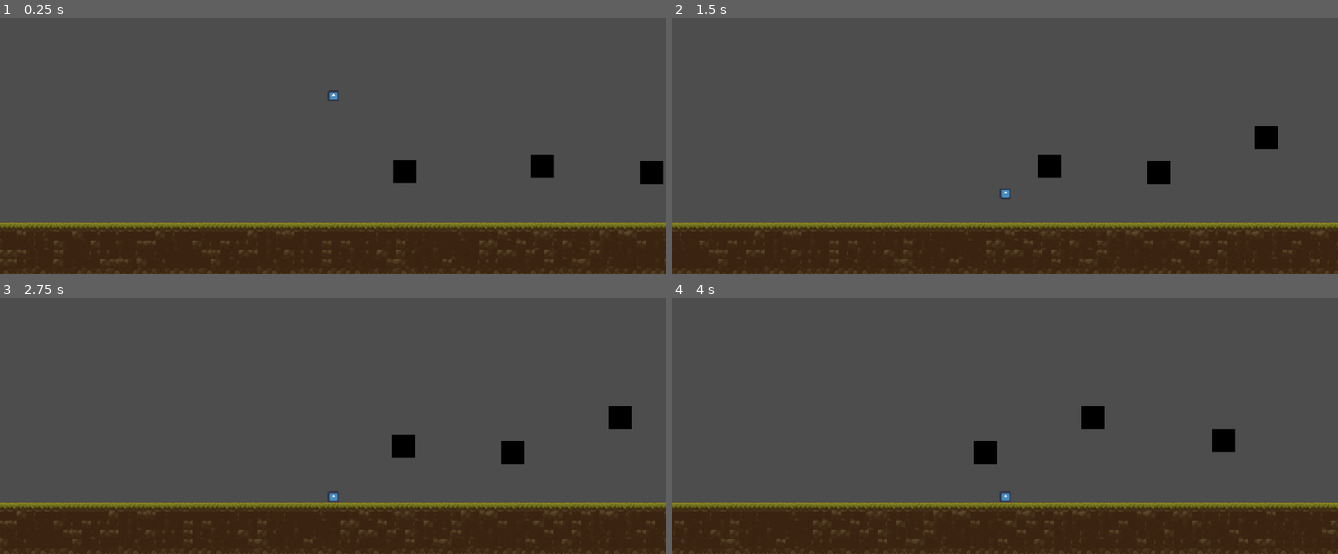
Above: before the commit, frames 1-4 (two rows, left to right).
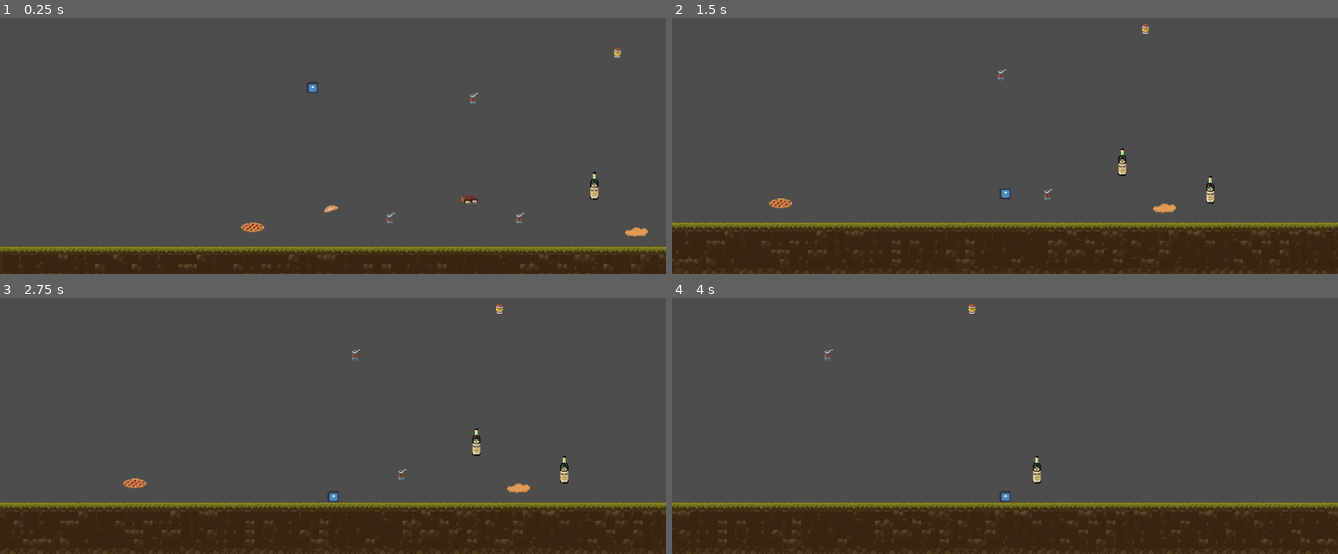
Above: after the commit, the same moments.

Repository: CristianUnq/GodotJamJuego
Game: Godot game, scene res://scenes/main.tscn
Two runs of this game, one before a commit and one after it. Both use one fixed random seed, a clock stepped at 60 frames per second and the inputs below. The engine's default icon, where the game draws it, is replaced by a stand-in: a white triangle on a blue panel in a dark square.
Inputs:
- Up to frame 1 (0.25 s): no input
- Up to frame 2 (1.5 s): tap Enter (ui_accept) at 0.5, 0.77 s; hold Right (ui_right) from 0.53 s (still down)
- Up to frame 3 (2.75 s): tap Enter (ui_accept) at 1.52 s; release Right (ui_right) at 2.03 s; hold Left (ui_left) from 2.03 s (still down)
- Up to frame 4 (4 s): release Left (ui_left) at 2.78 s; hold Right (ui_right) from 2.78 s (still down); tap Enter (ui_accept) at 3.02, 3.77 s

The runs differ from the first frame. In frame 1, 13% of the frame differs, in the area x 0-100%, y 11-100%; in frame 2, 2.4%; in frame 3, 2.4%; in frame 4, 2.0%.

Commit message:
se agregan los assets de los ecos argentinos

Diff:
--- /dev/null
+++ b/tradiciones-perdidas/scenes/asado.tscn
@@ -0,0 +1,20 @@
+[gd_scene format=3 uid="uid://ged85dy08cuh"]
+
+[ext_resource type="Script" uid="uid://ph5pb56yiugo" path="res://scripts/object.gd" id="1_0opai"]
+[ext_resource type="Texture2D" uid="uid://csqfhsx32ycqx" path="res://assets/sprite/ecos/comida/asado.png" id="2_0opai"]
+
+[sub_resource type="RectangleShape2D" id="RectangleShape2D_egkf8"]
+size = Vector2(24, 17.5)
+
+[node name="asado" type="Area2D" unique_id=579737070]
+position = Vector2(3, 0)
+script = ExtResource("1_0opai")
+
+[node name="CollisionShape2D" type="CollisionShape2D" parent="." unique_id=1332106472]
+position = Vector2(1, -0.25)
+shape = SubResource("RectangleShape2D_egkf8")
+
+[node name="Sprite2D" type="Sprite2D" parent="." unique_id=1001463629]
+texture = ExtResource("2_0opai")
+
+[connection signal="body_entered" from="." to="." method="_on_body_entered"]
--- /dev/null
+++ b/tradiciones-perdidas/scenes/ddl.tscn
@@ -0,0 +1,20 @@
+[gd_scene format=3 uid="uid://du0updtkn5w7"]
+
+[ext_resource type="Script" uid="uid://ph5pb56yiugo" path="res://scripts/object.gd" id="1_4sjxu"]
+[ext_resource type="Texture2D" uid="uid://co6anggopgtir" path="res://assets/sprite/ecos/comida/ddl-03.png" id="2_4sjxu"]
+
+[sub_resource type="RectangleShape2D" id="RectangleShape2D_egkf8"]
+size = Vector2(14, 17.5)
+
+[node name="ddl" type="Area2D" unique_id=579737070]
+position = Vector2(3, 0)
+script = ExtResource("1_4sjxu")
+
+[node name="CollisionShape2D" type="CollisionShape2D" parent="." unique_id=1332106472]
+position = Vector2(0, -0.25)
+shape = SubResource("RectangleShape2D_egkf8")
+
+[node name="Sprite2D" type="Sprite2D" parent="." unique_id=1001463629]
+texture = ExtResource("2_4sjxu")
+
+[connection signal="body_entered" from="." to="." method="_on_body_entered"]
--- /dev/null
+++ b/tradiciones-perdidas/scenes/empanada.tscn
@@ -0,0 +1,22 @@
+[gd_scene format=3 uid="uid://bn7m3l2fvs6rx"]
+
+[ext_resource type="Script" uid="uid://ph5pb56yiugo" path="res://scripts/object.gd" id="1_wpray"]
+[ext_resource type="Texture2D" uid="uid://cvhikq1yeeeyq" path="res://assets/sprite/ecos/comida/empanada.png" id="2_wpray"]
+
+[sub_resource type="RectangleShape2D" id="RectangleShape2D_egkf8"]
+size = Vector2(24, 16)
+
+[node name="empanada" type="Area2D" unique_id=579737070]
+position = Vector2(3, 0)
+script = ExtResource("1_wpray")
+
+[node name="CollisionShape2D" type="CollisionShape2D" parent="." unique_id=1332106472]
+position = Vector2(1, 0)
+shape = SubResource("RectangleShape2D_egkf8")
+
+[node name="Sprite2D" type="Sprite2D" parent="." unique_id=1001463629]
+position = Vector2(0.9999995, 0)
+scale = Vector2(1.5, 1)
+texture = ExtResource("2_wpray")
+
+[connection signal="body_entered" from="." to="." method="_on_body_entered"]
--- /dev/null
+++ b/tradiciones-perdidas/scenes/fernet.tscn
@@ -0,0 +1,19 @@
+[gd_scene format=3 uid="uid://bv6ob8r1ik7v2"]
+
+[ext_resource type="Script" uid="uid://ph5pb56yiugo" path="res://scripts/object.gd" id="1_fufkr"]
+[ext_resource type="Texture2D" uid="uid://7ljc3fsp865m" path="res://assets/sprite/ecos/bebidas/ferne.png" id="2_fufkr"]
+
+[sub_resource type="RectangleShape2D" id="RectangleShape2D_egkf8"]
+size = Vector2(14, 48)
+
+[node name="fernet" type="Area2D" unique_id=579737070]
+position = Vector2(3, 0)
+script = ExtResource("1_fufkr")
+
+[node name="CollisionShape2D" type="CollisionShape2D" parent="." unique_id=1332106472]
+shape = SubResource("RectangleShape2D_egkf8")
+
+[node name="Sprite2D" type="Sprite2D" parent="." unique_id=1001463629]
+texture = ExtResource("2_fufkr")
+
+[connection signal="body_entered" from="." to="." method="_on_body_entered"]
--- a/tradiciones-perdidas/scenes/main.tscn
+++ b/tradiciones-perdidas/scenes/main.tscn
@@ -1,8 +1,14 @@
 [gd_scene format=4 uid="uid://5gjevsvvuko0"]
 
 [ext_resource type="PackedScene" uid="uid://ddql7jyom53ar" path="res://scenes/character_body_2d.tscn" id="1_o5qli"]
-[ext_resource type="PackedScene" uid="uid://byknjuo8bcrgl" path="res://scenes/object.tscn" id="2_0wfyh"]
+[ext_resource type="PackedScene" uid="uid://byknjuo8bcrgl" path="res://scenes/mate.tscn" id="2_0wfyh"]
+[ext_resource type="PackedScene" uid="uid://bv6ob8r1ik7v2" path="res://scenes/fernet.tscn" id="3_jyhfs"]
 [ext_resource type="Texture2D" uid="uid://ckcd0j7i1u8xt" path="res://assets/sprite/TX Tileset Ground.png" id="3_sugp2"]
+[ext_resource type="PackedScene" uid="uid://du0updtkn5w7" path="res://scenes/ddl.tscn" id="4_85g3d"]
+[ext_resource type="PackedScene" uid="uid://bn7m3l2fvs6rx" path="res://scenes/empanada.tscn" id="5_choun"]
+[ext_resource type="PackedScene" uid="uid://3p2yynilq3cs" path="res://scenes/pastafrola.tscn" id="6_ya4ey"]
+[ext_resource type="PackedScene" uid="uid://ged85dy08cuh" path="res://scenes/asado.tscn" id="7_eb6dy"]
+[ext_resource type="PackedScene" uid="uid://b1oatqg5onw1b" path="res://scenes/tortafrita.tscn" id="8_trceg"]
 
 [sub_resource type="TileSetAtlasSource" id="TileSetAtlasSource_jyhfs"]
 texture = ExtResource("3_sugp2")
@@ -991,7 +997,7 @@
 [node name="Main" type="Node2D" unique_id=589801518]
 
 [node name="CharacterBody2D" parent="." unique_id=1015952309 instance=ExtResource("1_o5qli")]
-position = Vector2(147, 391)
+position = Vector2(40, 336)
 
 [node name="Camera2D" type="Camera2D" parent="CharacterBody2D" unique_id=286849057]
 limit_left = -500
@@ -999,20 +1005,52 @@
 
 [node name="ecos" type="Node2D" parent="." unique_id=1617101857]
 
-[node name="Object4" parent="ecos" unique_id=893956957 instance=ExtResource("2_0wfyh")]
-position = Vector2(697, 553)
-
-[node name="Object5" parent="ecos" unique_id=44374150 instance=ExtResource("2_0wfyh")]
-position = Vector2(508, 542)
-
-[node name="Object3" parent="ecos" unique_id=2066003908 instance=ExtResource("2_0wfyh")]
-position = Vector2(883, 492)
-
-[node name="Object2" parent="ecos" unique_id=1468653198 instance=ExtResource("2_0wfyh")]
-position = Vector2(1109, 532)
-
-[node name="Object" parent="ecos" unique_id=579737070 instance=ExtResource("2_0wfyh")]
-position = Vector2(270, 551)
+[node name="mates" type="Node2D" parent="ecos" unique_id=2033618502]
+
+[node name="mate" parent="ecos/mates" unique_id=579737070 instance=ExtResource("2_0wfyh")]
+position = Vector2(176, 592)
+
+[node name="mate2" parent="ecos/mates" unique_id=1651743537 instance=ExtResource("2_0wfyh")]
+position = Vector2(400, 592)
+
+[node name="mate3" parent="ecos/mates" unique_id=865746526 instance=ExtResource("2_0wfyh")]
+position = Vector2(320, 384)
+
+[node name="fernets" type="Node2D" parent="ecos" unique_id=699025129]
+
+[node name="fernet" parent="ecos/fernets" unique_id=848852703 instance=ExtResource("3_jyhfs")]
+position = Vector2(856, 616)
+
+[node name="fernet2" parent="ecos/fernets" unique_id=625815800 instance=ExtResource("3_jyhfs")]
+position = Vector2(528, 536)
+
+[node name="fernet3" parent="ecos/fernets" unique_id=90285627 instance=ExtResource("3_jyhfs")]
+position = Vector2(680, 584)
+
+[node name="ddls" type="Node2D" parent="ecos" unique_id=601634785]
+
+[node name="ddl" parent="ecos/ddls" unique_id=22299924 instance=ExtResource("4_85g3d")]
+position = Vector2(568, 304)
+
+[node name="empanadas" type="Node2D" parent="ecos" unique_id=2035892052]
+
+[node name="empanada" parent="ecos/empanadas" unique_id=1028235073 instance=ExtResource("5_choun")]
+position = Vector2(72, 576)
+
+[node name="pastafrolas" type="Node2D" parent="ecos" unique_id=284531225]
+
+[node name="pastafrola" parent="ecos/pastafrolas" unique_id=1649965020 instance=ExtResource("6_ya4ey")]
+position = Vector2(-64, 608)
+
+[node name="asados" type="Node2D" parent="ecos" unique_id=1557137061]
+
+[node name="asado" parent="ecos/asados" unique_id=580662654 instance=ExtResource("7_eb6dy")]
+position = Vector2(312, 560)
+
+[node name="tortafrita" type="Node2D" parent="ecos" unique_id=635463895]
+
+[node name="tortafrita" parent="ecos/tortafrita" unique_id=1208222533 instance=ExtResource("8_trceg")]
+position = Vector2(600, 616)
 
 [node name="floor" type="TileMapLayer" parent="." unique_id=1290385061]
 tile_map_data = PackedByteArray("AAAQAC0AAAABAAUAAAAQACwAAAABAAEAAAAQACsAAAABAAEAAAAQACoAAAAEAAEAAAAQACkAAAABAAQAAAAQAC …(51952 unchanged characters)…
--- a/tradiciones-perdidas/scenes/object.tscn
+++ b/tradiciones-perdidas/scenes/mate.tscn
@@ -1,23 +1,20 @@
 [gd_scene format=3 uid="uid://byknjuo8bcrgl"]
 
 [ext_resource type="Script" uid="uid://ph5pb56yiugo" path="res://scripts/object.gd" id="1_pkda2"]
+[ext_resource type="Texture2D" uid="uid://bbnx088m255a" path="res://assets/sprite/ecos/bebidas/mate-01.png" id="2_dxybx"]
 
 [sub_resource type="RectangleShape2D" id="RectangleShape2D_egkf8"]
-size = Vector2(40, 40)
+size = Vector2(14, 17.5)
 
-[node name="Object" type="Area2D" unique_id=579737070]
+[node name="mate" type="Area2D" unique_id=579737070]
+position = Vector2(3, 0)
 script = ExtResource("1_pkda2")
-metadata/_edit_group_ = true
-
-[node name="ColorRect" type="ColorRect" parent="." unique_id=406185046]
-offset_left = -19.0
-offset_top = -19.0
-offset_right = 21.0
-offset_bottom = 21.0
-color = Color(0, 0, 0, 1)
 
 [node name="CollisionShape2D" type="CollisionShape2D" parent="." unique_id=1332106472]
-position = Vector2(1, 1)
+position = Vector2(0, -0.25)
 shape = SubResource("RectangleShape2D_egkf8")
 
+[node name="Sprite2D" type="Sprite2D" parent="." unique_id=1001463629]
+texture = ExtResource("2_dxybx")
+
 [connection signal="body_entered" from="." to="." method="_on_body_entered"]
--- /dev/null
+++ b/tradiciones-perdidas/scenes/pastafrola.tscn
@@ -0,0 +1,22 @@
+[gd_scene format=3 uid="uid://3p2yynilq3cs"]
+
+[ext_resource type="Script" uid="uid://ph5pb56yiugo" path="res://scripts/object.gd" id="1_fm0as"]
+[ext_resource type="Texture2D" uid="uid://cv2inaefd4p4j" path="res://assets/sprite/ecos/comida/pastafrola.png" id="2_fm0as"]
+
+[sub_resource type="RectangleShape2D" id="RectangleShape2D_egkf8"]
+size = Vector2(40, 17)
+
+[node name="pastafrola" type="Area2D" unique_id=579737070]
+position = Vector2(3, 0)
+script = ExtResource("1_fm0as")
+
+[node name="CollisionShape2D" type="CollisionShape2D" parent="." unique_id=1332106472]
+position = Vector2(1, -0.5)
+shape = SubResource("RectangleShape2D_egkf8")
+
+[node name="Sprite2D" type="Sprite2D" parent="." unique_id=1001463629]
+position = Vector2(1.000001, 0)
+scale = Vector2(1.2500001, 1)
+texture = ExtResource("2_fm0as")
+
+[connection signal="body_entered" from="." to="." method="_on_body_entered"]
--- /dev/null
+++ b/tradiciones-perdidas/scenes/tortafrita.tscn
@@ -0,0 +1,22 @@
+[gd_scene format=3 uid="uid://b1oatqg5onw1b"]
+
+[ext_resource type="Script" uid="uid://ph5pb56yiugo" path="res://scripts/object.gd" id="1_0yqq0"]
+[ext_resource type="Texture2D" uid="uid://cm3brociharm7" path="res://assets/sprite/ecos/comida/milanga.png" id="2_0yqq0"]
+
+[sub_resource type="RectangleShape2D" id="RectangleShape2D_egkf8"]
+size = Vector2(40, 16)
+
+[node name="tortafrita" type="Area2D" unique_id=579737070]
+position = Vector2(3, 0)
+script = ExtResource("1_0yqq0")
+
+[node name="CollisionShape2D" type="CollisionShape2D" parent="." unique_id=1332106472]
+position = Vector2(1, 0)
+shape = SubResource("RectangleShape2D_egkf8")
+
+[node name="Sprite2D" type="Sprite2D" parent="." unique_id=1001463629]
+position = Vector2(1.0000002, -1.1920929e-07)
+scale = Vector2(1.3333334, 1.4545455)
+texture = ExtResource("2_0yqq0")
+
+[connection signal="body_entered" from="." to="." method="_on_body_entered"]
Binary file added: tradiciones-perdidas/assets/sprite/ecos/bebidas/cerveza-01.png
Not shown, added: tradiciones-perdidas/assets/sprite/ecos/bebidas/cerveza-01.png.import
Binary file added: tradiciones-perdidas/assets/sprite/ecos/bebidas/cerveza-02.png
Not shown, added: tradiciones-perdidas/assets/sprite/ecos/bebidas/cerveza-02.png.import
Binary file added: tradiciones-perdidas/assets/sprite/ecos/bebidas/damajuana-blanco.png
Not shown, added: tradiciones-perdidas/assets/sprite/ecos/bebidas/damajuana-blanco.png.import
Binary file added: tradiciones-perdidas/assets/sprite/ecos/bebidas/damajuana-tinto.png
Not shown, added: tradiciones-perdidas/assets/sprite/ecos/bebidas/damajuana-tinto.png.import
Binary file added: tradiciones-perdidas/assets/sprite/ecos/bebidas/esto-no-es-coca-papi-con-espuma.png
Not shown, added: tradiciones-perdidas/assets/sprite/ecos/bebidas/esto-no-es-coca-papi-con-espuma.png.import
Binary file added: tradiciones-perdidas/assets/sprite/ecos/bebidas/esto-no-es-coca-papi.png
Not shown, added: tradiciones-perdidas/assets/sprite/ecos/bebidas/esto-no-es-coca-papi.png.import
(and 102 more such lines)
